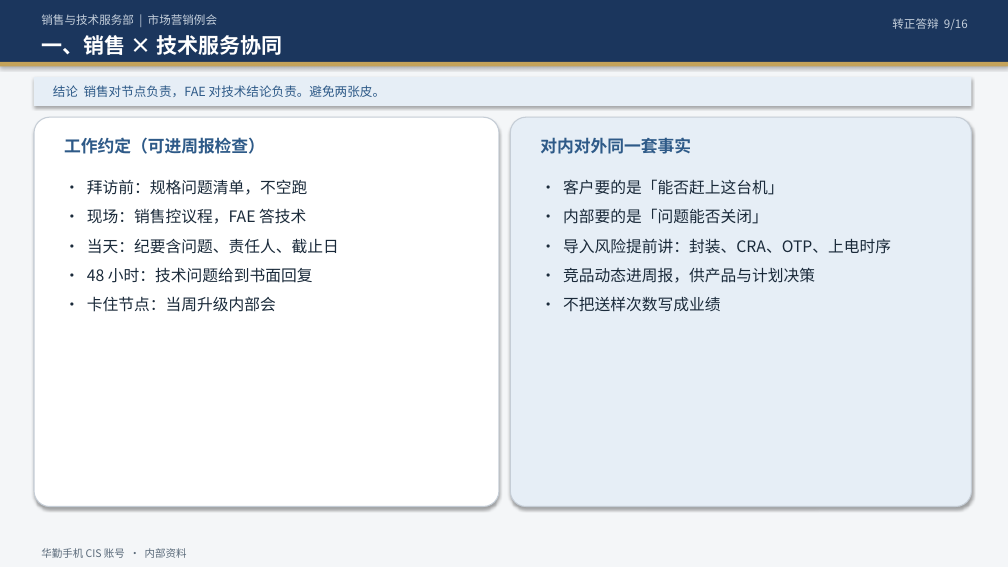
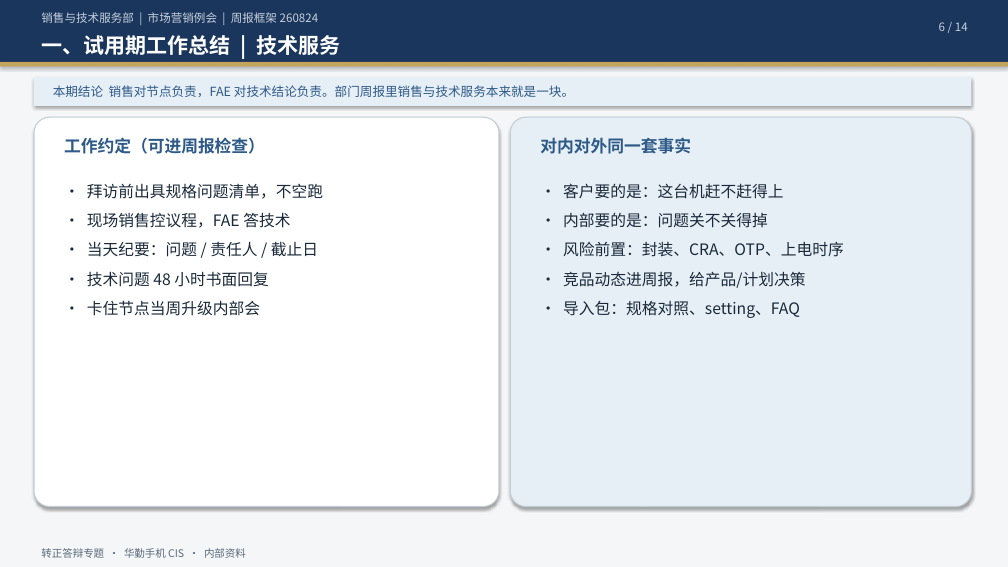
Before and after one commit to ChrisXiaoSu/git20260729, a slide deck: slide 6 of CIS销售经理-华勤手机业务-转正答辩.pptx (slide 9 before the commit). Drawn at 1008x567 pixels with LibreOffice and Linux fonts; fonts in the diff are those of the drawing. Boxes give left, top, right and bottom in pixels: in the first picture for what was removed or moved away, otherwise in the second. Text is boxed around its words. In the diff, an @@ line names an element or a change of style, - is before the commit and + after.

```diff
--- a/CIS销售经理-华勤手机业务-转正答辩.pptx
+++ b/CIS销售经理-华勤手机业务-转正答辩.pptx
@@ text at box(41, 12, 319, 23): text changed @@
-销售与技术服务部 | 市场营销例会
+销售与技术服务部 | 市场营销例会 | 周报框架 260824
@@ text at box(939, 22, 968, 31): text changed @@
-转正答辩 9/16
+6 / 14
@@ text at box(41, 35, 340, 55): text changed @@
-一、销售 × 技术服务协同
+一、试用期工作总结 | 技术服务
@@ text at box(53, 85, 574, 97): text changed @@
-结论 销售对节点负责，FAE 对技术结论负责。避免两张皮。
+本期结论 销售对节点负责，FAE 对技术结论负责。部门周报里销售与技术服务本来就是一块。
@@ text at box(87, 184, 323, 316): text changed @@
-· 拜访前：规格问题清单，不空跑
-· 现场：销售控议程，FAE 答技术
-· 当天：纪要含问题、责任人、截止日
-· 48 小时：技术问题给到书面回复
-· 卡住节点：当周升级内部会
+· 拜访前出具规格问题清单，不空跑
+· 现场销售控议程，FAE 答技术
+· 当天纪要：问题 / 责任人 / 截止日
+· 技术问题 48 小时书面回复
+· 卡住节点当周升级内部会
@@ text at box(563, 183, 844, 318): text changed @@
-· 客户要的是「能否赶上这台机」
-· 内部要的是「问题能否关闭」
-· 导入风险提前讲：封装、CRA、OTP、上电时序
-· 竞品动态进周报，供产品与计划决策
-· 不把送样次数写成业绩
+· 客户要的是：这台机赶不赶得上
+· 内部要的是：问题关不关得掉
+· 风险前置：封装、CRA、OTP、上电时序
+· 竞品动态进周报，给产品/计划决策
+· 导入包：规格对照、setting、FAQ
@@ text at box(41, 548, 246, 558): text changed @@
-华勤手机 CIS 账号 · 内部资料
+转正答辩专题 · 华勤手机 CIS · 内部资料
```
Also in this commit, not shown: 11 other slides changed, 2 slides added, 4 slides removed, 3 other files.
